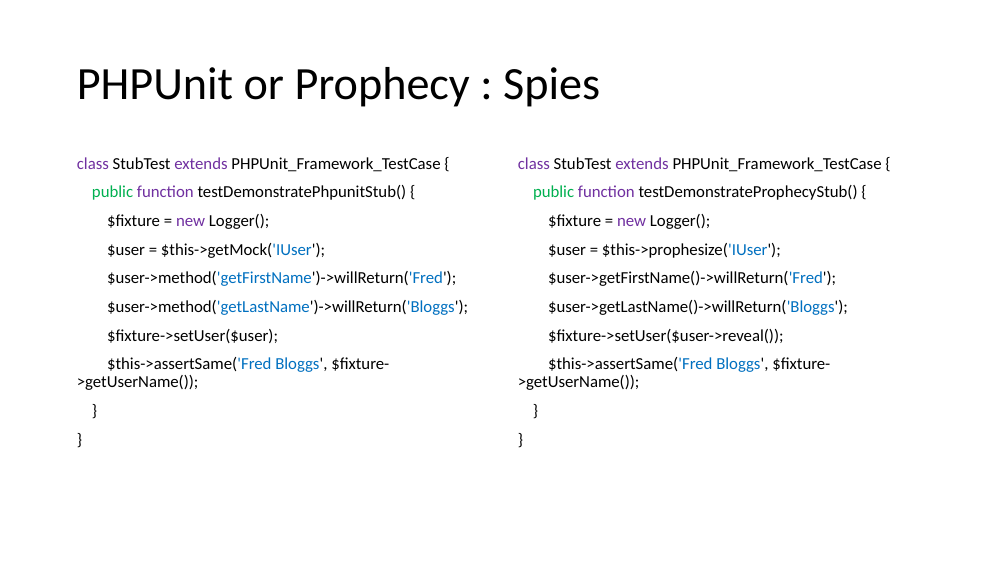
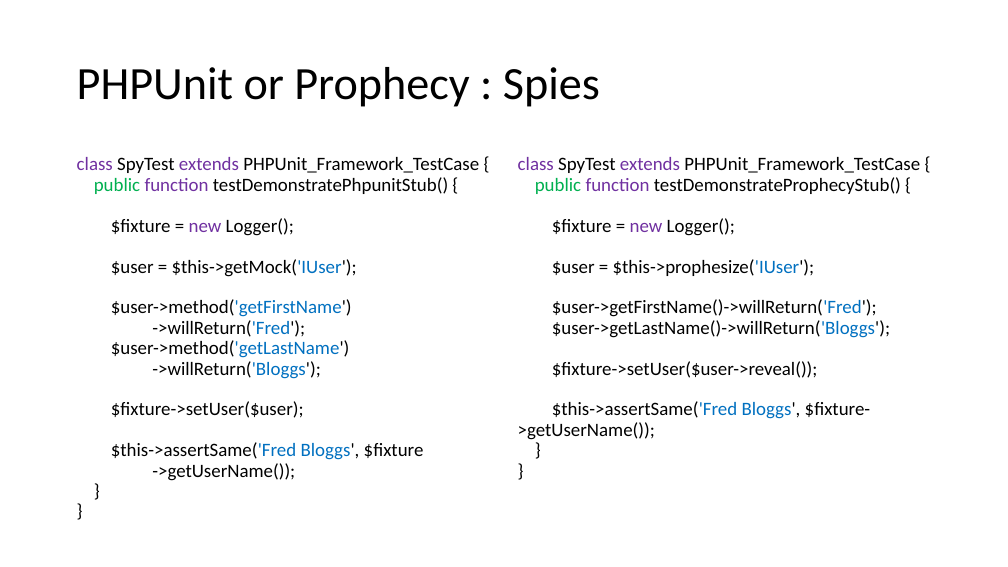
Before and after one commit to docljn/phpunit-or-prophecy-for-mocks, a slide deck: slide 42 of Creating Unit Test Mocks - PHPUnit or Prophecy.pptx (slide 41 before the commit). Drawn at 1008x567 pixels with LibreOffice and Linux fonts; fonts in the diff are those of the drawing. Boxes give left, top, right and bottom in pixels: in the first picture for what was removed or moved away, otherwise in the second. Text is boxed around its words. In the diff, an @@ line names an element or a change of style, - is before the commit and + after.

Commit message:
Worked with mock object unit tests

```diff
--- a/Creating Unit Test Mocks - PHPUnit or Prophecy.pptx
+++ b/Creating Unit Test Mocks - PHPUnit or Prophecy.pptx
@@ text at box(77, 157, 479, 173): text changed; size 16 to 18 pt @@
-class StubTest extends PHPUnit_Framework_TestCase {
+class SpyTest extends PHPUnit_Framework_TestCase {
@@ text at box(94, 177, 448, 418): size 16 to 18 pt in "public function testDemonstratePhpunitStub() {", "$fixture = new Logger();", "$user = $this->getMock('IUser');", "$fixture->setUser($user);" and 2 more places; less space between paragraphs @@
@@ text at box(518, 157, 882, 172): text changed; size 16 to 18 pt @@
-class StubTest extends PHPUnit_Framework_TestCase {
+class SpyTest extends PHPUnit_Framework_TestCase {
@@ text at box(518, 218, 890, 440): size 16 to 18 pt in "public function testDemonstrateProphecyStub() {", "$fixture = new Logger();", "$user = $this->prophesize('IUser');", "$user->getFirstName()->willReturn('Fred');" and 5 more places; less space between paragraphs @@
@@ text at box(111, 299, 352, 379): text changed; size 16 to 18 pt @@
-$user->method('getFirstName')->willReturn('Fred');
-$user->method('getLastName')->willReturn('Bloggs');
+$user->method('getFirstName')
+->willReturn('Fred');
+$user->method('getLastName')
+->willReturn('Bloggs');
@@ text at box(111, 442, 424, 481): text changed; size 16 to 18 pt @@
-$this->assertSame('Fred Bloggs', $fixture->getUserName());
+$this->assertSame('Fred Bloggs', $fixture
+->getUserName());
```
Also in this commit, not shown: 48 other slides changed, 5 slides added, 4 slides removed, 5 other files.
